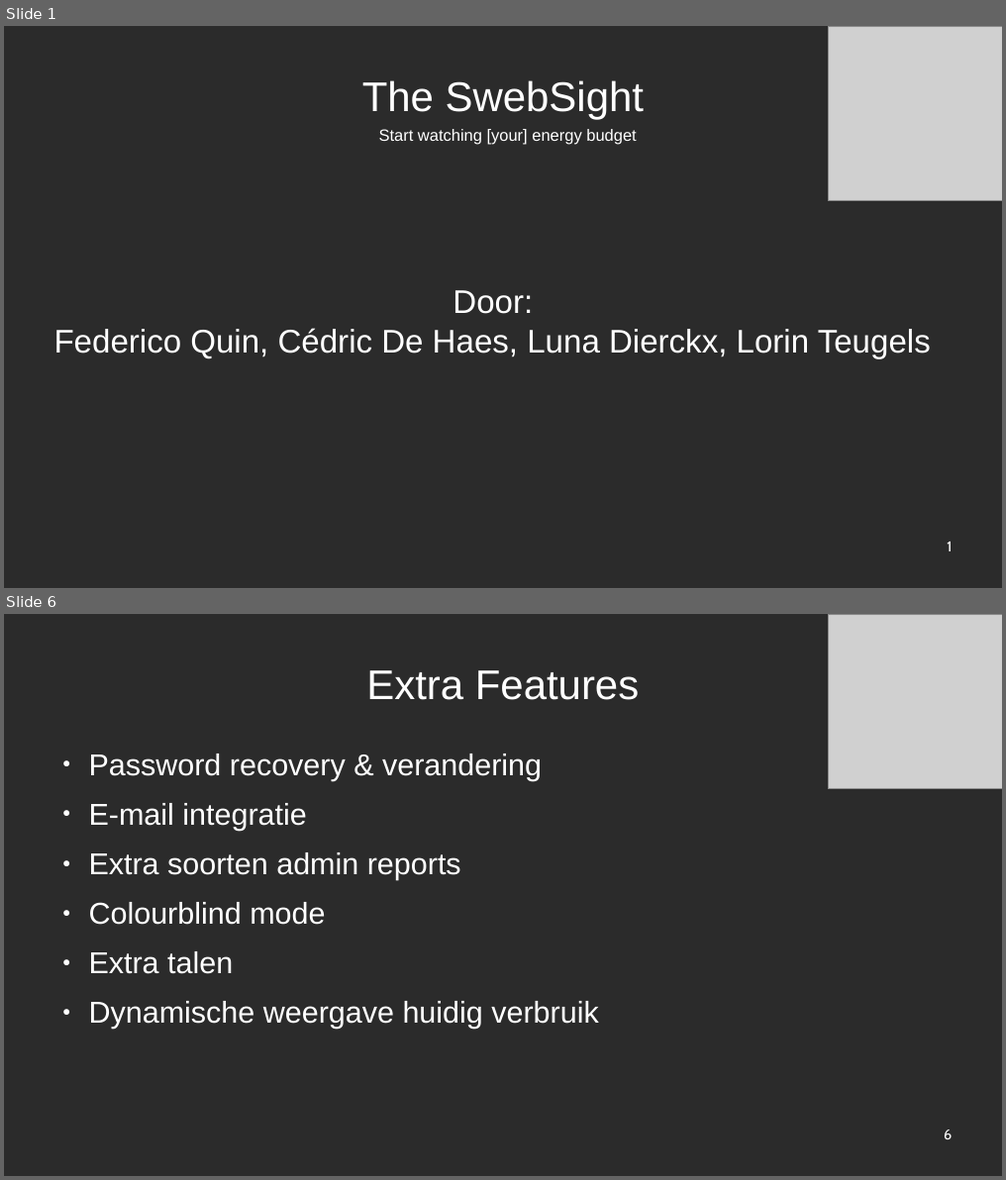
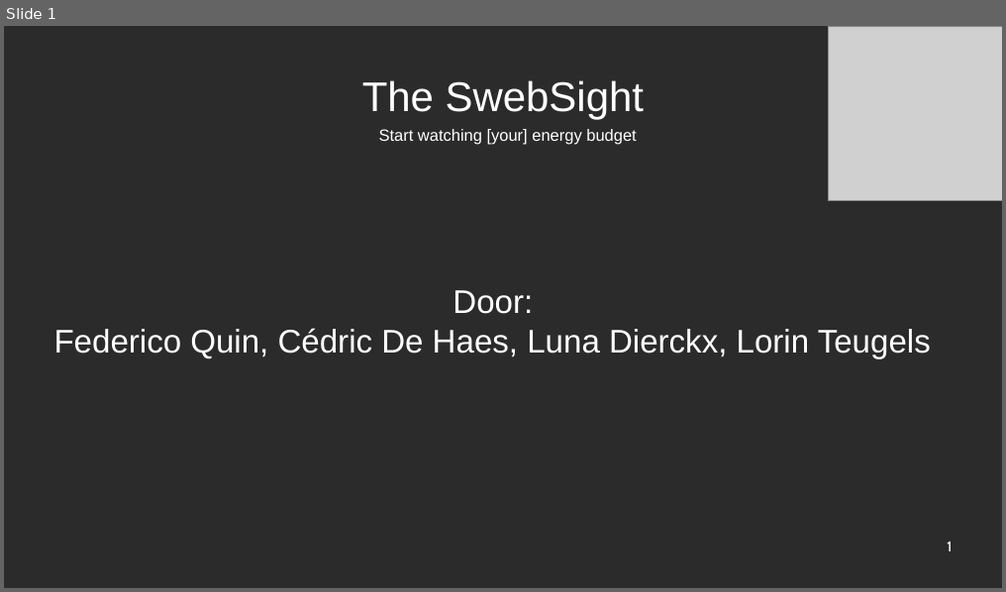
Before and after one commit to cekefun/Project_Databases, a slide deck: Powerpoint_databases.odp. Shown one above the other, each under a label of ours: slides 1 and 6 before the commit, slide 1 after it; the slides between them are not shown. The pictures are 1006x1180 and 1006x592 pixels, drawn with LibreOffice and Linux fonts; fonts in the diff are those of the drawing; grey boxes stand for pictures; background and template pictures are left out; a plain dark background stands for a picture behind light text. Boxes give left, top, right and bottom in pixels: in the first picture for what was removed or moved away, otherwise in the second. Text is boxed around its words. In the diff, an @@ line names an element or a change of style, - is before the commit and + after.

```diff
--- a/Powerpoint_databases.odp
+++ b/Powerpoint_databases.odp
@@ slide 6 removed at box(4, 614, 1002, 1176), background picture (left out) @@
@@ picture removed at box(828, 614, 1002, 788) @@
@@ title removed at box(366, 670, 639, 700) @@
-Extra Features
@@ text removed at box(89, 754, 598, 1029) @@
-● Password recovery & verandering
-● E-mail integratie
-● Extra soorten admin reports
-● Colourblind mode
-● Extra talen
-● Dynamische weergave huidig verbruik
@@ page number removed at box(944, 1130, 951, 1140) @@
-6
```
Also in this commit, not shown: 2 slides changed, 6 slides added, 3 other slides removed.
